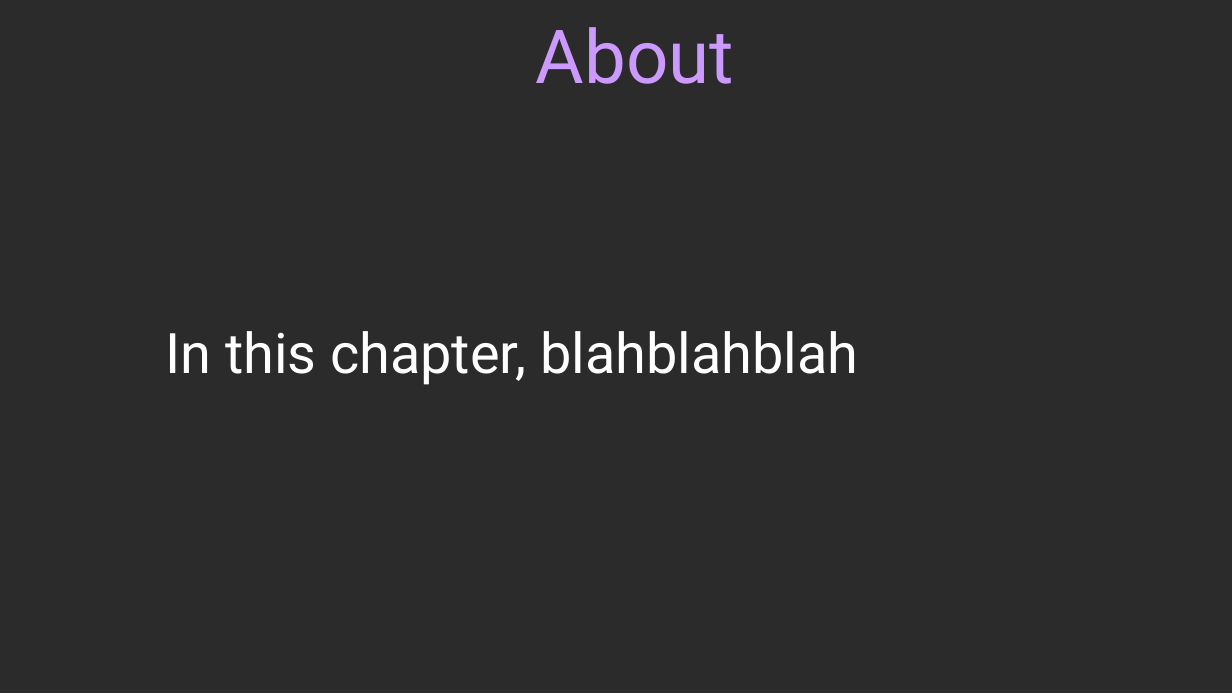
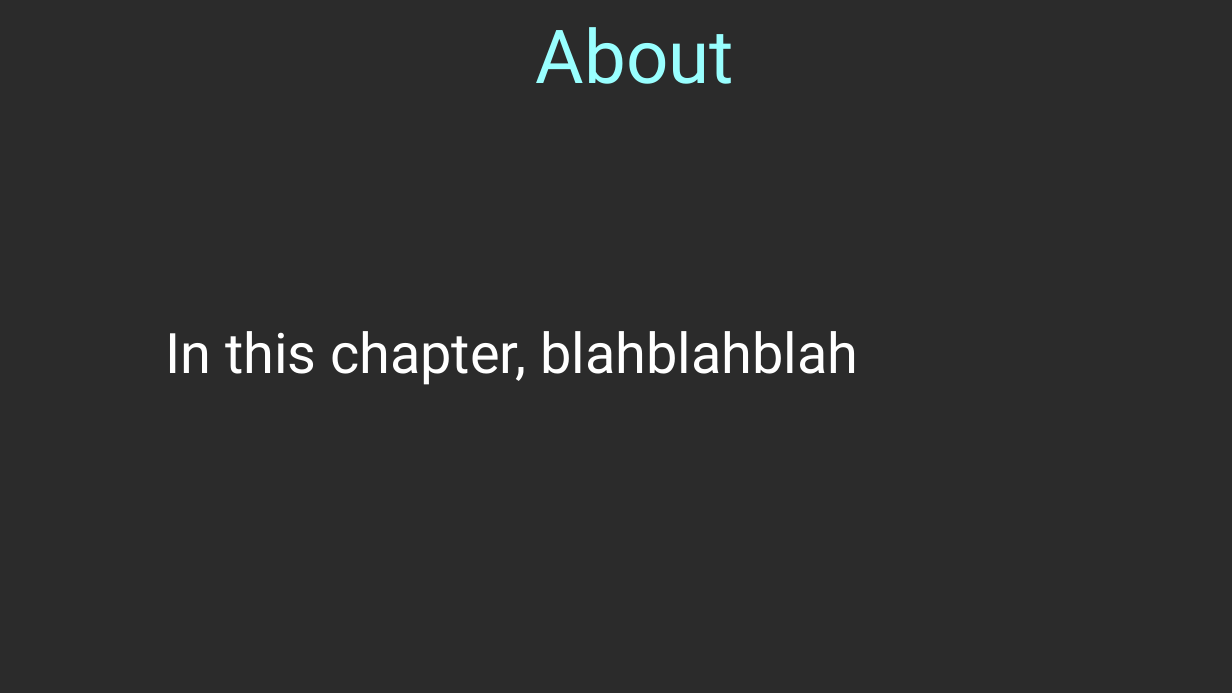
Before and after one commit to nguyenchithien/CS211-Discrete-Structures-II, a slide deck: slide 2 of Lectures/TEMPLATE_16_9.odp. Drawn at 1232x693 pixels with LibreOffice and Linux fonts; fonts in the diff are those of the drawing; background and template pictures are left out; a plain dark background stands for a picture behind light text. Boxes give left, top, right and bottom in pixels: in the first picture for what was removed or moved away, otherwise in the second. Text is boxed around its words. In the diff, an @@ line names an element or a change of style, - is before the commit and + after.

```diff
--- a/Lectures/TEMPLATE_16_9.odp
+++ b/Lectures/TEMPLATE_16_9.odp
@@ title "About" at box(536, 27, 734, 84): text colour #CC99FF to #99FFFF @@
```
Also in this commit, not shown: 4 other slides changed, 5 other files.
